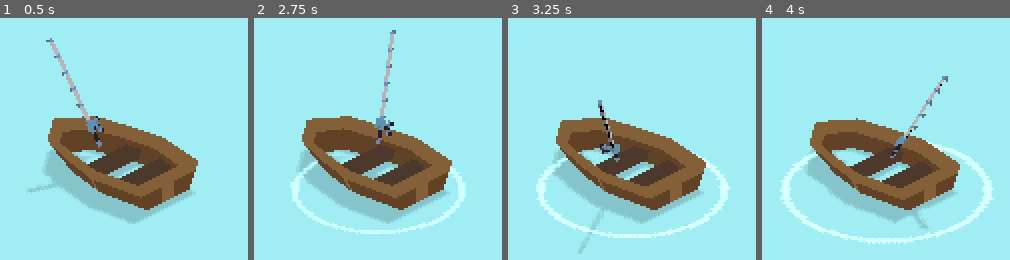
Above: before the commit, frames 1-4 (left to right).
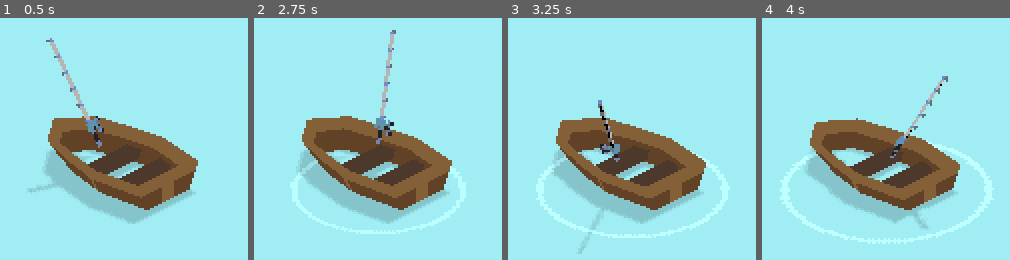
Above: after the commit, the same moments.

Repository: chiyeon/hook-line-key
Game: Godot game, scene res://scenes/test.tscn
Same seed, same stepped clock (60 frames per second), same inputs: the game is played once before the commit and once after it.
Inputs (mouse positions are in pixels of both pictures, inside the frame that each line leads up to):
- Up to frame 1 (0.5 s): no input
- Up to frame 2 (2.75 s): move the mouse to (outside the picture) at 0.52 s; right-click (outside the picture) at 0.6 s; click (outside the picture) at 0.8 s; move the mouse to (outside the picture) at 1.27 s; click (outside the picture) at 1.35 s; right-click (outside the picture) at 1.55 s; move the mouse to (432, 63) at 2.02 s; right-click (432, 63) at 2.1 s; click (432, 63) at 2.3 s
- Up to frame 3 (3.25 s): move the mouse to (outside the picture) at 2.77 s; click (outside the picture) at 2.85 s; right-click (outside the picture) at 3.05 s
- Up to frame 4 (4 s): move the mouse to (outside the picture) at 3.52 s; right-click (outside the picture) at 3.6 s; click (outside the picture) at 3.8 s

Frame 1 is identical in both runs. In frame 2, 1.8% of the frame differs, in the area x 15-85%, y 59-90%; in frame 3, 2.2%; in frame 4, 2.9%, in the area x 8-93%, y 51-93%.

Commit message:
basic fishing minigame + indicator complete

Diff:
--- a/48/logic/Caster.gd
+++ b/48/logic/Caster.gd
@@ -11,12 +11,15 @@
 var fishBobberMaxRange = 1;				# max range of a bobber being considered near a fish
 var fishBobberMaxRangeHeight = 2;
 var bobberNearActiveFish = false;		# is bobber in radius of fish hint
-#var fishNearBobberID: int;				# id of the fish that is near the bobber
+var fishNearBobberID: int;				# id of the fish that is near the bobber
 onready var catchTimer = $"catch-timer";	# used to time the capture of fish
 var isCatchingFish = false;				# if player is in act of reeling in;
 var isInMinigame = false;
-var clickCounter = 0;
-var clickGoal = 0;
+var clickCounter = 0;						# up every click, goes down based on rarity of fish
+var clickGoal = 30;							# note that starts at HALF of goal
+var clickStartPercentage = 0.7;			# % of click goal where counter starts
+var numClicks = 0;							# used for alternating left/right click (using power)
+var hintTimers = {};
 
 # bobber instance
 var bobber = preload("res://scenes/Bobber.tscn");
@@ -29,6 +32,10 @@
 var lineDistance = 0;					# length of fishing line. becomes static once bobber is locked
 var lineDropSpeed = 2;
 var maxDepth = 10;
+
+# minigame stuff
+onready var minigamePanel: Control = $"minigame";
+onready var clickIndicator: ProgressBar = $"minigame/progress-panel/ProgressBar";
 
 var rng = RandomNumberGenerator.new();
 
@@ -40,6 +47,8 @@
 
 func _ready():
 	rng.randomize();
+	clickIndicator.max_value = clickGoal;
+	clickCounter = clickGoal * clickStartPercentage;
 
 	# tempoary assign
 	AddFish(FishRarity.COMMON, Vector3(rng.randi_range(3, 6) * pow(-1, rng.randi_range(1, 2)), rng.randi_range(-1, -10), rng.randi_range(4, 5) * pow(-1, rng.randi_range(1, 2))));
@@ -57,18 +66,30 @@
 func _process(delta):
 
 	if isInMinigame:
-		clickGoal = 25;
-
-		if(pow(-1, clickCounter) == 1):
+		# update indicator
+		clickIndicator.value = clickCounter;
+		# decrement clickCounter based on rarity of fish
+		clickCounter -= delta * (activeFishes[fishNearBobberID].rarity + 3);
+		# cap at 0
+		if(clickCounter <= 0):
+			clickCounter = 0;
+
+		# only alternating between right/left works
+		if(pow(-1, numClicks) == 1):
 			if Input.is_action_just_pressed("Throw"):
 				clickCounter += 1;
+				numClicks += 1;
 				print(clickGoal - clickCounter + 1, " left");
 		else:
 			if Input.is_action_just_pressed("Reel"):
 				clickCounter += 1;
+				numClicks += 1;
 				print(clickGoal - clickCounter + 1, " left");
 
+		# if we hit goal minigame over
 		if(clickCounter >= clickGoal):
+			minigamePanel.visible = false;
+			isInMinigame = false;
 			CatchFish();
 	else:
 		if Input.is_action_just_pressed("Throw") and !hasThrownLine:	# click to throw line
@@ -77,6 +98,7 @@
 			LockBobber();
 		elif Input.is_action_just_pressed("Throw") and hasThrownLine and isBobberLocked and isCatchingFish:	# if fish bit, click to catch
 			isInMinigame = true;
+			minigamePanel.visible = true;
 			print("started catching minigame click!");
 		elif Input.is_action_just_pressed("Throw") and hasThrownLine and isBobberLocked and !isCatchingFish and !bobberNearActiveFish: # reel in
 			CatchLine();
@@ -136,10 +158,14 @@
 		isCatchingFish = false;
 
 		# click count
-		clickCounter = 0;
+		clickCounter = clickGoal/2;
+		numClicks = 0;
 
 		# no minigame
 		isInMinigame = false;
+
+		# reveal bobber
+		bobberInstance.ShowBobber();
 
 		# catch, delete bobber
 		hasThrownLine = false;
@@ -180,10 +206,19 @@
 	add_child(hintTimer);
 	hintTimer.start();
 
+	var newFish = Fish.new(rarity, location);
+
 	# add new fish object to list
-	activeFishes.append(Fish.new(rarity, location));
+	activeFishes.append(newFish);
+
+	# add hint timer to dictionary (to reference outside)
+	hintTimers[activeFishes.find(newFish, 0)] = hintTimer;
 
 	print("Created fish of ", FishRarity.keys()[rarity], " Rarity at ", location);
+
+func RemoveFish(fishID):
+	activeFishes.remove(fishID);
+	hintTimers.get(fishID).queue_free();
 
 func CheckBobberCloseToFish(point):
 	if(bobberNearActiveFish):
@@ -196,19 +231,28 @@
 		if(dist < fishBobberMaxRange and fish.location.y + lineDistance < fishBobberMaxRangeHeight):
 			# set vars
 			bobberNearActiveFish = true;
-			var fishID = activeFishes.find(fish, 0);
-			print("near (", dist ,") a fish ID of ", fishID);
+			fishNearBobberID = activeFishes.find(fish, 0);
+			print("near (", dist ,") a fish ID of ", fishNearBobberID);
 
 			# set timer
 			catchTimer.wait_time = rng.randf_range(1.5, 3) * (fish.rarity + 1);
-			catchTimer.connect("timeout", self, "BiteLine", [fishID]);
+			catchTimer.connect("timeout", self, "BiteLine");
 			catchTimer.start();
 
-func BiteLine(fishID):
-	print("Fish ", fishID, " bit the line !");
+func BiteLine():
+	print("Fish ", fishNearBobberID, " bit the line !");
+	bobberInstance.HideBobber();
 	isCatchingFish = true;
 
 func CatchFish():
+	# remove from active fishes array
+	RemoveFish(fishNearBobberID);
+	print("caught fish!");
+
+	# check end game conditions
+	if(activeFishes.size() == 0):
+		# end game
+		print("level clear!");
+
 	# reel in line
 	CatchLine();
-	print("caught fish!");
--- a/48/logic/bobber.gd
+++ b/48/logic/bobber.gd
@@ -3,6 +3,22 @@
 onready var impactSplash = $impact_splash;
 onready var impactParticles = $impact_particles;
 
+onready var bobber = $bobber;
+
+var hidingBobber = false;
+var cacheViewDistance;
+
 func _on_Timer_timeout():
 	impactSplash.emitting = true;
 	impactParticles.emitting = true;
+
+func HideBobber():
+	hidingBobber = true;
+	cacheViewDistance = bobber.moveDistance;
+
+func ShowBobber():
+	hidingBobber = false;
+
+func _process(delta):
+	if(hidingBobber):
+		bobber.transform.origin = bobber.transform.origin.linear_interpolate(Vector3(0, -1, 0), 0.076);
--- a/48/project.godot
+++ b/48/project.godot
@@ -22,6 +22,9 @@
 
 config/name="48"
 run/main_scene="res://scenes/test.tscn"
+boot_splash/image="res://icon.png"
+boot_splash/fullsize=false
+boot_splash/bg_color=Color( 0.419608, 0.419608, 0.419608, 1 )
 config/icon="res://icon.png"
 
 [display]
--- a/48/scenes/Bobber.tscn
+++ b/48/scenes/Bobber.tscn
@@ -54,6 +54,7 @@
 colors = PoolColorArray( 1, 1, 1, 1, 0, 0, 0, 1 )
 
 [node name="Bobber" type="Position3D"]
+process_priority = 1
 script = ExtResource( 5 )
 
 [node name="bobber" parent="." instance=ExtResource( 1 )]
@@ -111,4 +112,6 @@
 one_shot = true
 autostart = true
 
+[node name="AnimationPlayer" type="AnimationPlayer" parent="."]
+
 [connection signal="timeout" from="Timer" to="." method="_on_Timer_timeout"]
--- a/48/scenes/test.tscn
+++ b/48/scenes/test.tscn
@@ -66,6 +66,9 @@
 [sub_resource type="Gradient" id=8]
 offsets = PoolRealArray( 0, 0.456067, 0.803347 )
 colors = PoolColorArray( 0, 0, 0, 1, 0.136719, 0.136719, 0.136719, 1, 0, 0, 0, 1 )
+
+[sub_resource type="CanvasItemMaterial" id=10]
+light_mode = 1
 
 [node name="World" type="Spatial"]
 
@@ -139,6 +142,47 @@
 scale_amount_curve = SubResource( 7 )
 color_ramp = SubResource( 8 )
 
+[node name="minigame" type="Control" parent="boat"]
+visible = false
+margin_right = 320.0
+margin_bottom = 240.0
+__meta__ = {
+"_edit_use_anchors_": false
+}
+
+[node name="progress-panel" type="Panel" parent="boat/minigame"]
+material = SubResource( 10 )
+anchor_left = 0.5
+anchor_top = 0.5
+anchor_right = 0.5
+anchor_bottom = 0.5
+margin_left = -146.237
+margin_top = -60.0
+margin_right = -114.237
+margin_bottom = 90.0
+rect_pivot_offset = Vector2( 16, 75 )
+__meta__ = {
+"_edit_use_anchors_": false
+}
+
+[node name="ProgressBar" type="ProgressBar" parent="boat/minigame/progress-panel"]
+anchor_left = 0.5
+anchor_top = 0.5
+anchor_right = 0.5
+anchor_bottom = 0.5
+margin_left = -70.0
+margin_top = -13.0
+margin_right = 70.0
+margin_bottom = 12.0
+rect_rotation = -90.0
+rect_pivot_offset = Vector2( 70, 12 )
+max_value = 50.0
+value = 32.9
+percent_visible = false
+__meta__ = {
+"_edit_use_anchors_": false
+}
+
 [node name="FishHint" parent="." instance=ExtResource( 7 )]
 transform = Transform( 1, 0, 0, 0, 1, 0, 0, 0, 1, -3.28892, 0, 3.22577 )
 
Not shown: 1 places in 48/scenes/test.tscn that only renumber resources
Not shown, added: plans.txt
